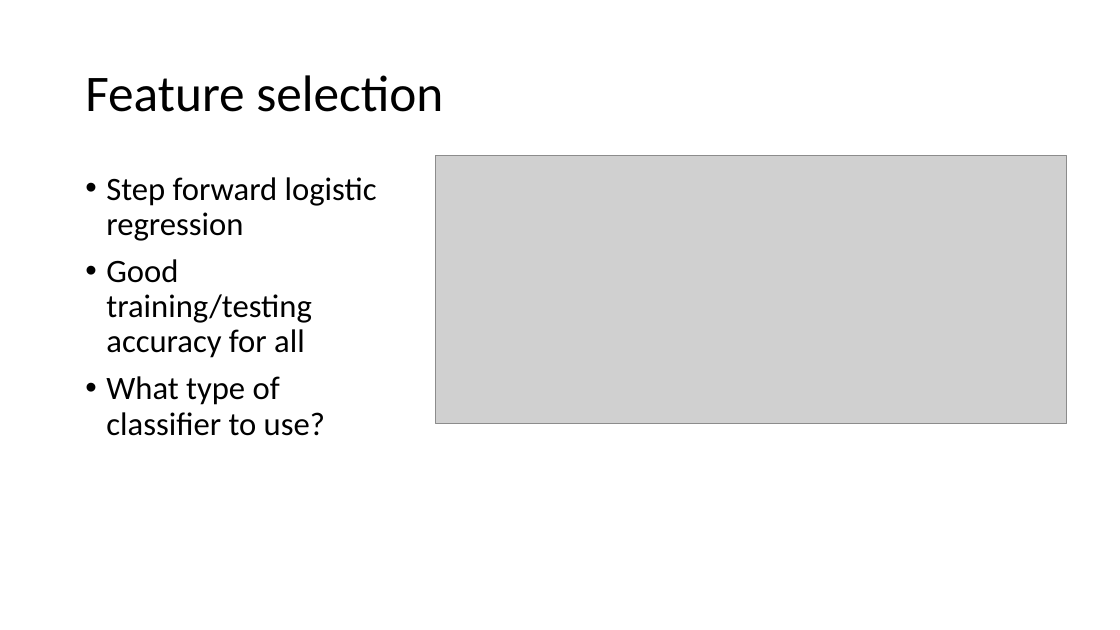
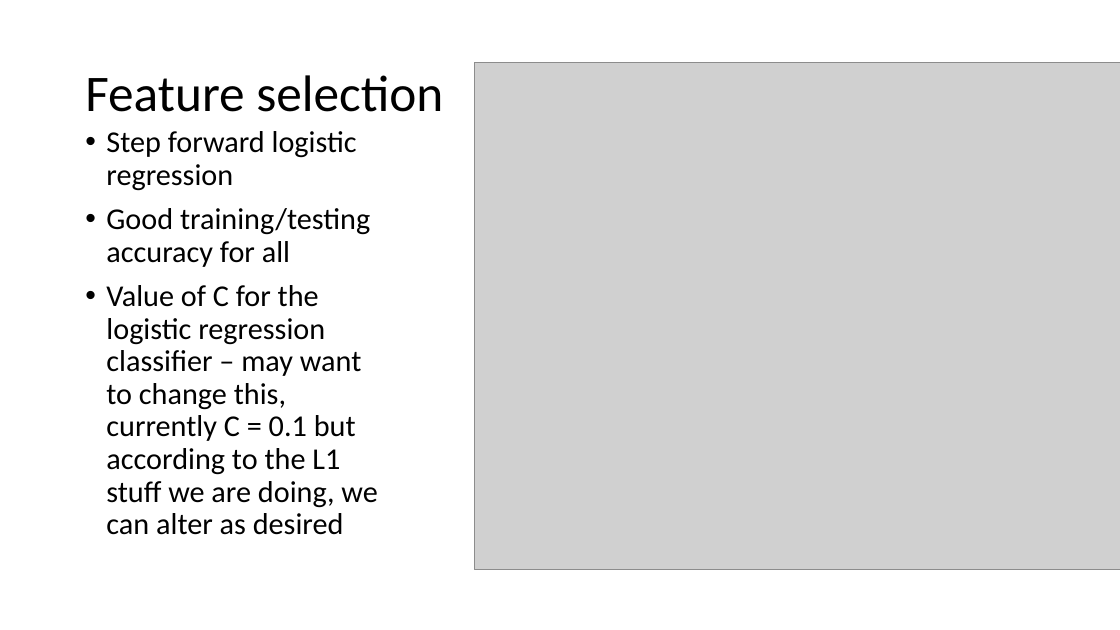
Before and after one commit to McGrathWormStuff/Image_Processing, a slide deck: slide 14 of Image Processing Presentation.pptx (slide 10 before the commit). Drawn at 1120x630 pixels with LibreOffice and Linux fonts; fonts in the diff are those of the drawing; grey boxes stand for pictures. Boxes give left, top, right and bottom in pixels: in the first picture for what was removed or moved away, otherwise in the second. Text is boxed around its words. In the diff, an @@ line names an element or a change of style, - is before the commit and + after.

```diff
--- a/Image Processing Presentation.pptx
+++ b/Image Processing Presentation.pptx
@@ picture added at bbox=[474, 62, 1120, 570] @@
@@ text "Step forward logistic regression": place and size @@
-text "Step forward logistic regression" at bbox=[106, 177, 377, 436]
+text "Step forward logistic regression" at bbox=[106, 131, 377, 535]
@@ text at bbox=[106, 131, 370, 267]: size 28 to 25.9 pt in "Step forward logistic regression", "Good training/testing accuracy for all" @@
@@ picture removed at bbox=[436, 155, 1068, 424] @@
@@ text at bbox=[106, 285, 377, 535]: text changed; size 28 to 25.9 pt @@
-• What type of classifier to use?
+• Value of C for the logistic regression classifier – may want to change this, currently C = 0.1 but according to the L1 stuff we are doing, we can alter as desired
```
Also in this commit, not shown: 4 other slides changed, 8 slides added, 3 slides removed.
